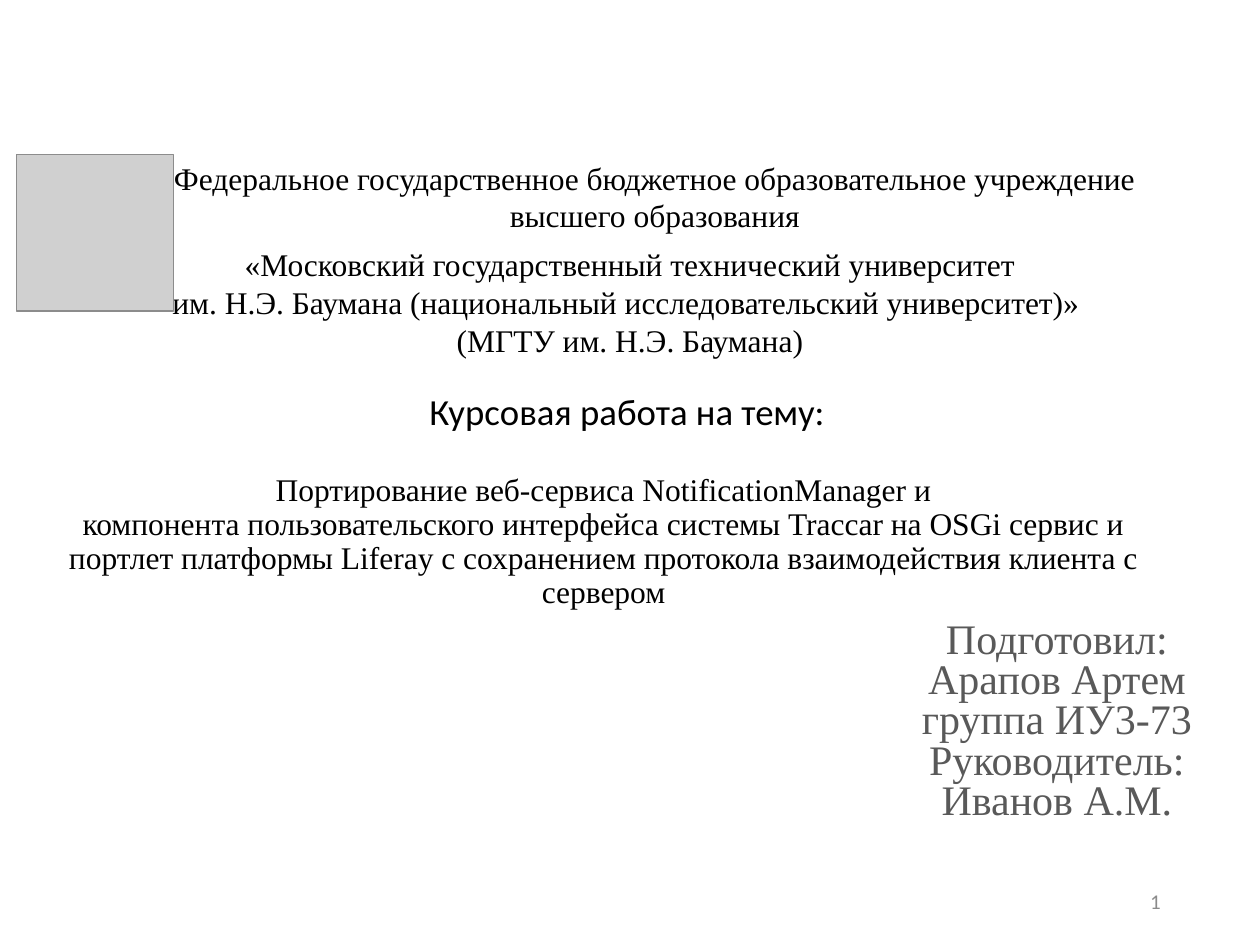
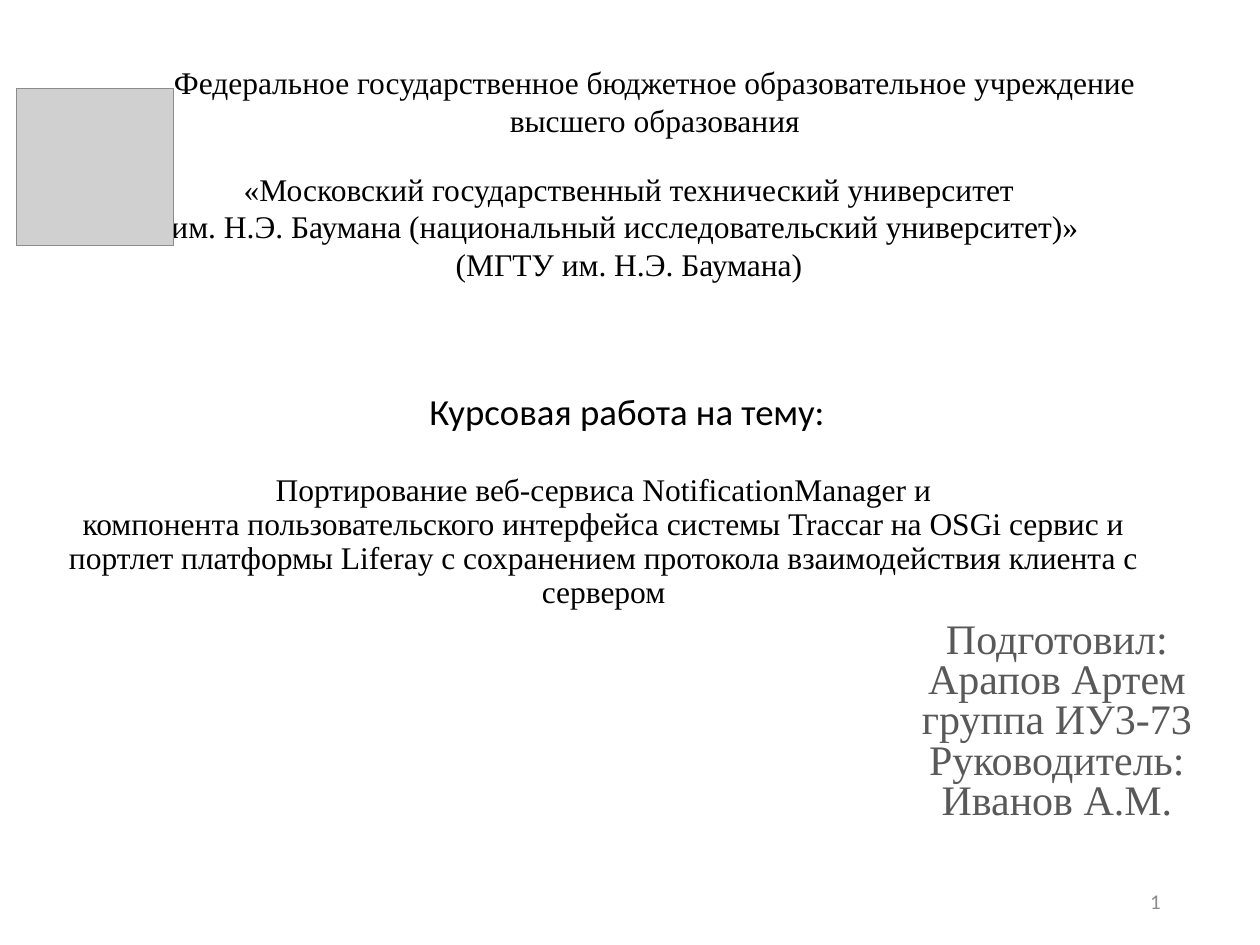
Before and after one commit to Letargon/com.bmstu.notifications.manager, a slide deck: slide 1 of Презентация.pptx. Drawn at 1260x945 pixels with LibreOffice and Linux fonts; fonts in the diff are those of the drawing; grey boxes stand for pictures. Boxes give left, top, right and bottom in pixels: in the first picture for what was removed or moved away, otherwise in the second. Text is boxed around its words. In the diff, an @@ line names an element or a change of style, - is before the commit and + after.

Commit message:
pptx

```diff
--- a/Презентация.pptx
+++ b/Презентация.pptx
@@ text "Федеральное государственное бюджетное образовательное учрежд ...": place and size @@
-text "Федеральное государственное бюджетное образовательное учрежд ..." at (174, 167, 1135, 234)
+text "Федеральное государственное бюджетное образовательное учрежд ..." at (174, 71, 1135, 139)
@@ picture: place and size @@
-picture at (16, 154, 173, 310)
+picture at (16, 88, 173, 244)
@@ text "«Московский государственный технический университет": place and size @@
-text "«Московский государственный технический университет" at (172, 254, 1079, 358)
+text "«Московский государственный технический университет" at (171, 179, 1078, 283)
```
Also in this commit, not shown: 1 other slide changed.
